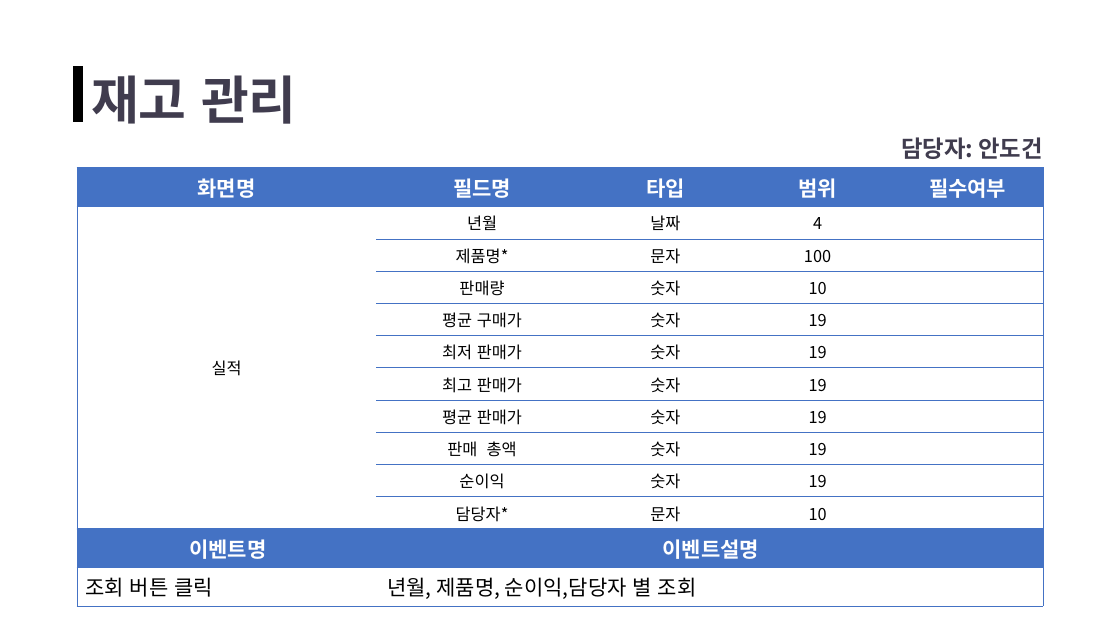
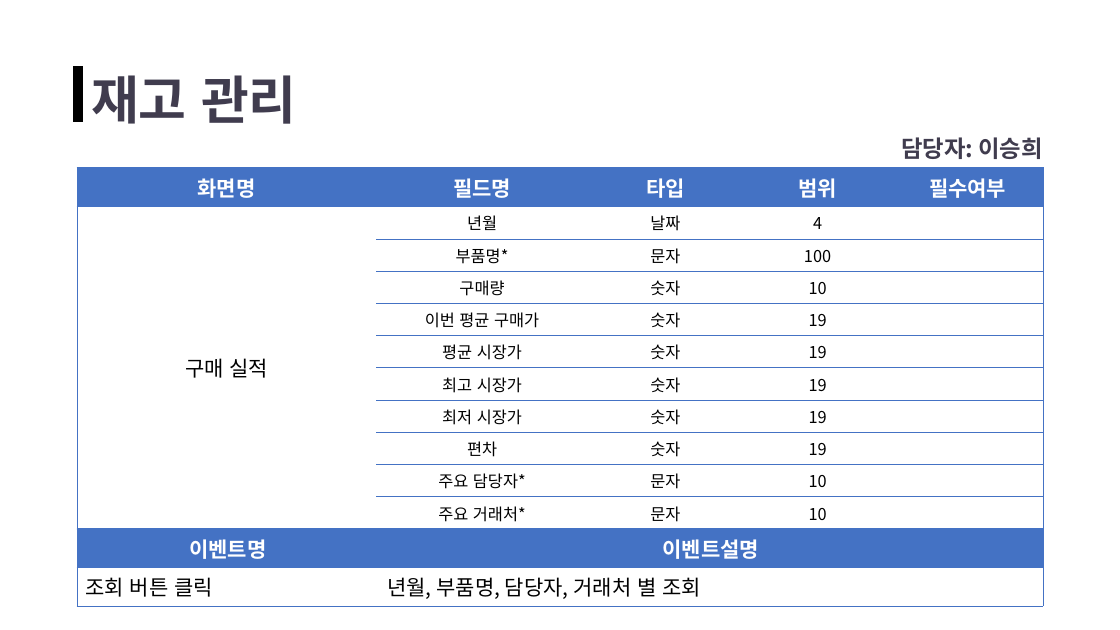
Before and after one commit to ppodong-bro/Team_OB, a slide deck: slide 10 of 분석자료/화면설계서(초안)_재고 관리.pptx (slide 11 before the commit). Drawn at 1120x630 pixels with LibreOffice and Linux fonts; fonts in the diff are those of the drawing. Boxes give left, top, right and bottom in pixels: in the first picture for what was removed or moved away, otherwise in the second. Text is boxed around its words. In the diff, an @@ line names an element or a change of style, - is before the commit and + after.

```diff
--- a/분석자료/화면설계서(초안)_재고 관리.pptx
+++ b/분석자료/화면설계서(초안)_재고 관리.pptx
@@ text at [901, 137, 1042, 159]: text changed @@
-담당자: 안도건
+담당자: 이승희
@@ table at [77, 168, 1043, 526] @@
-row 2, column 1: 실적
+row 2, column 1: 구매 실적
-row 3, column 2: 제품명*
+row 3, column 2: 부품명*
-row 4, column 2: 판매량
+row 4, column 2: 구매량
-row 5, column 2: 평균 구매가
+row 5, column 2: 이번 평균 구매가
-row 6, column 2: 최저 판매가
+row 6, column 2: 평균 시장가
-row 7, column 2: 최고 판매가
+row 7, column 2: 최고 시장가
-row 8, column 2: 평균 판매가
+row 8, column 2: 최저 시장가
-row 9, column 2: 판매 총액
+row 9, column 2: 편차
-row 10:  | 순이익 | 숫자 | 19 | 
+row 10:  | 주요 담당자* | 문자 | 10 | 
-row 11, column 2: 담당자*
+row 11, column 2: 주요 거래처*
@@ table at [77, 528, 1044, 603] @@
-row 2, column 2: 년월, 제품명, 순이익,담당자 별 조회
+row 2, column 2: 년월, 부품명, 담당자, 거래처 별 조회
```
Also in this commit, not shown: 5 other slides changed, 1 slide added, 1 slide removed.
